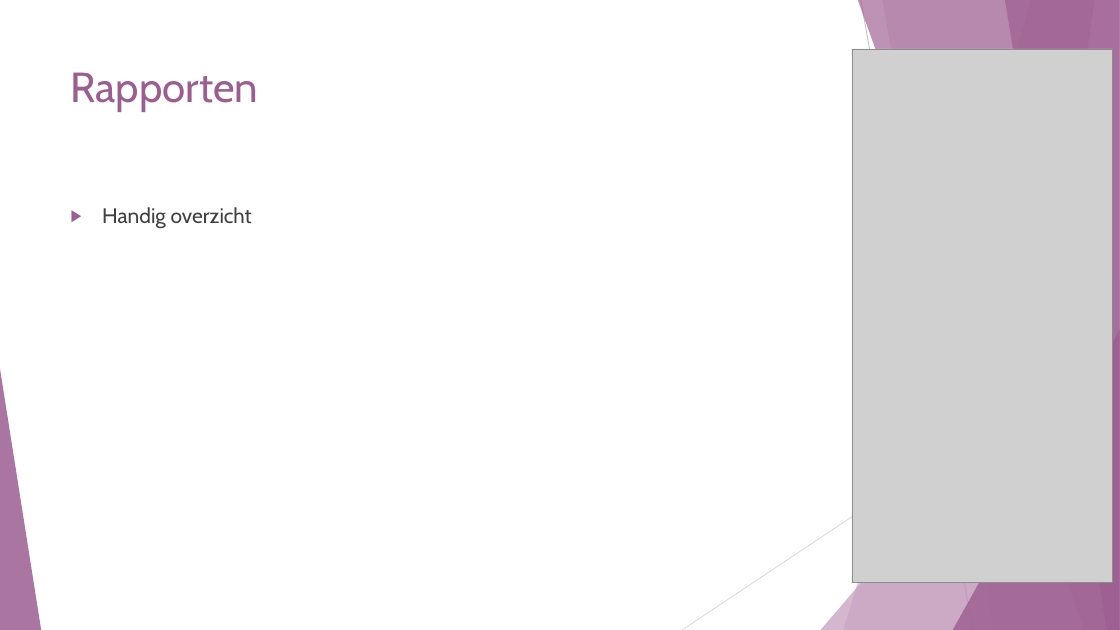
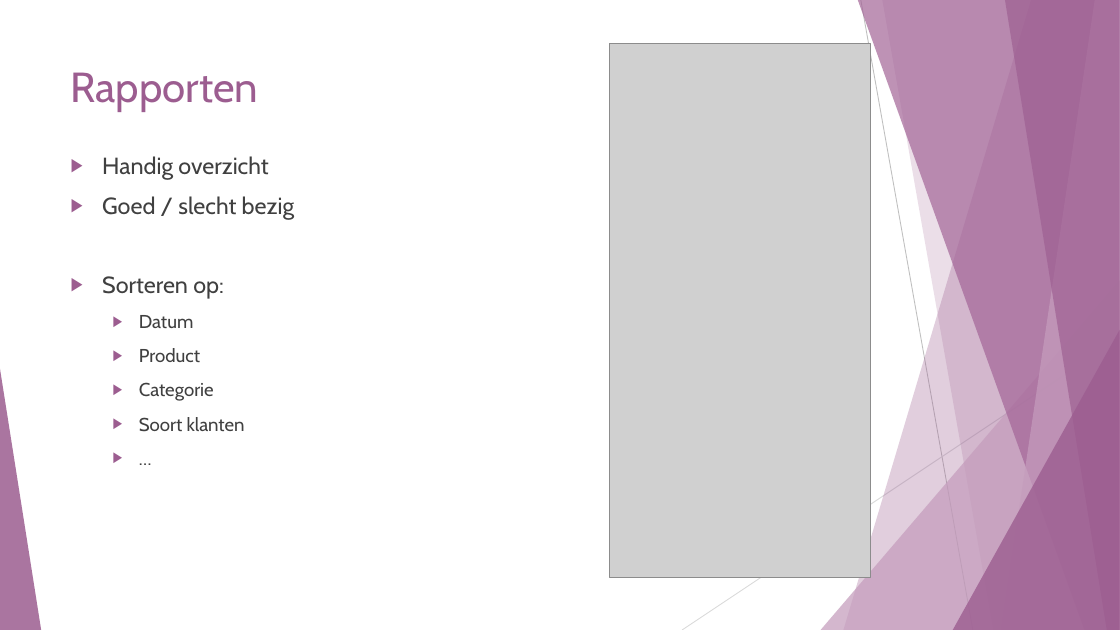
Before and after one commit to SarahJehin/WebResearch, a slide deck: slide 13 of new_technology/Wordpress - WooCommerce.pptx. Drawn at 1120x630 pixels with LibreOffice and Linux fonts; fonts in the diff are those of the drawing; grey boxes stand for pictures. Boxes give left, top, right and bottom in pixels: in the first picture for what was removed or moved away, otherwise in the second. Text is boxed around its words. In the diff, an @@ line names an element or a change of style, - is before the commit and + after.

```diff
--- a/new_technology/Wordpress - WooCommerce.pptx
+++ b/new_technology/Wordpress - WooCommerce.pptx
@@ picture: place and size @@
-picture at [852,49,1112,582]
+picture at [609,44,870,577]
@@ text "Handig overzicht": place and size @@
-text "Handig overzicht" at [102,207,252,229]
+text "Handig overzicht" at [102,156,294,432]
@@ text at [102,156,268,180]: size 18 to 20 pt in "Handig overzicht" @@
@@ text at [102,196,294,432]: paragraphs added @@
+▶ Goed / slecht bezig
+▶ Sorteren op:
+  ▶ Datum
+  ▶ Product
+  ▶ Categorie
+  ▶ Soort klanten
+  ▶ …
```
Also in this commit, not shown: 13 other slides changed, 7 slides added, 8 slides removed, 40 other files.
